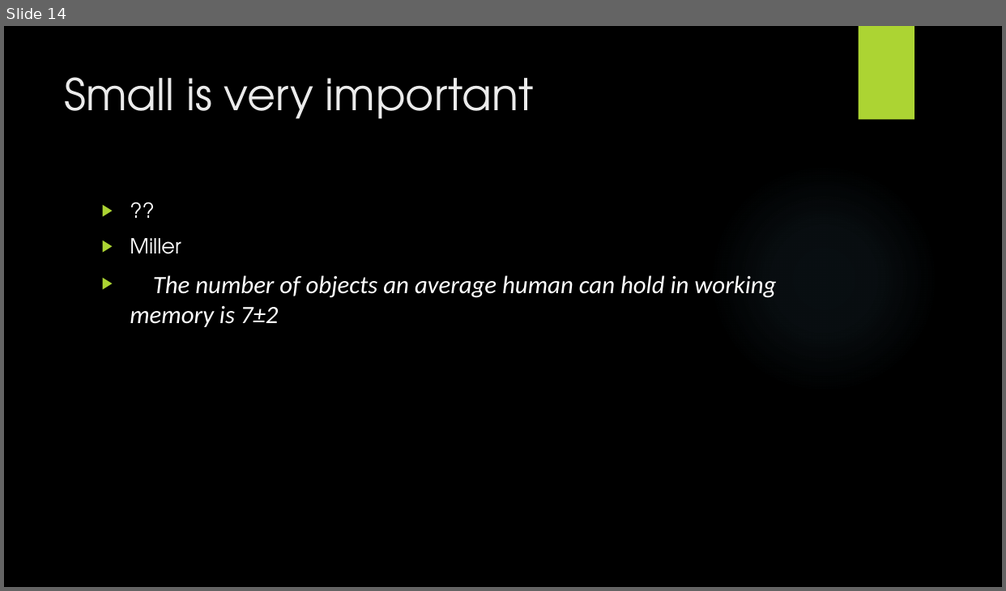
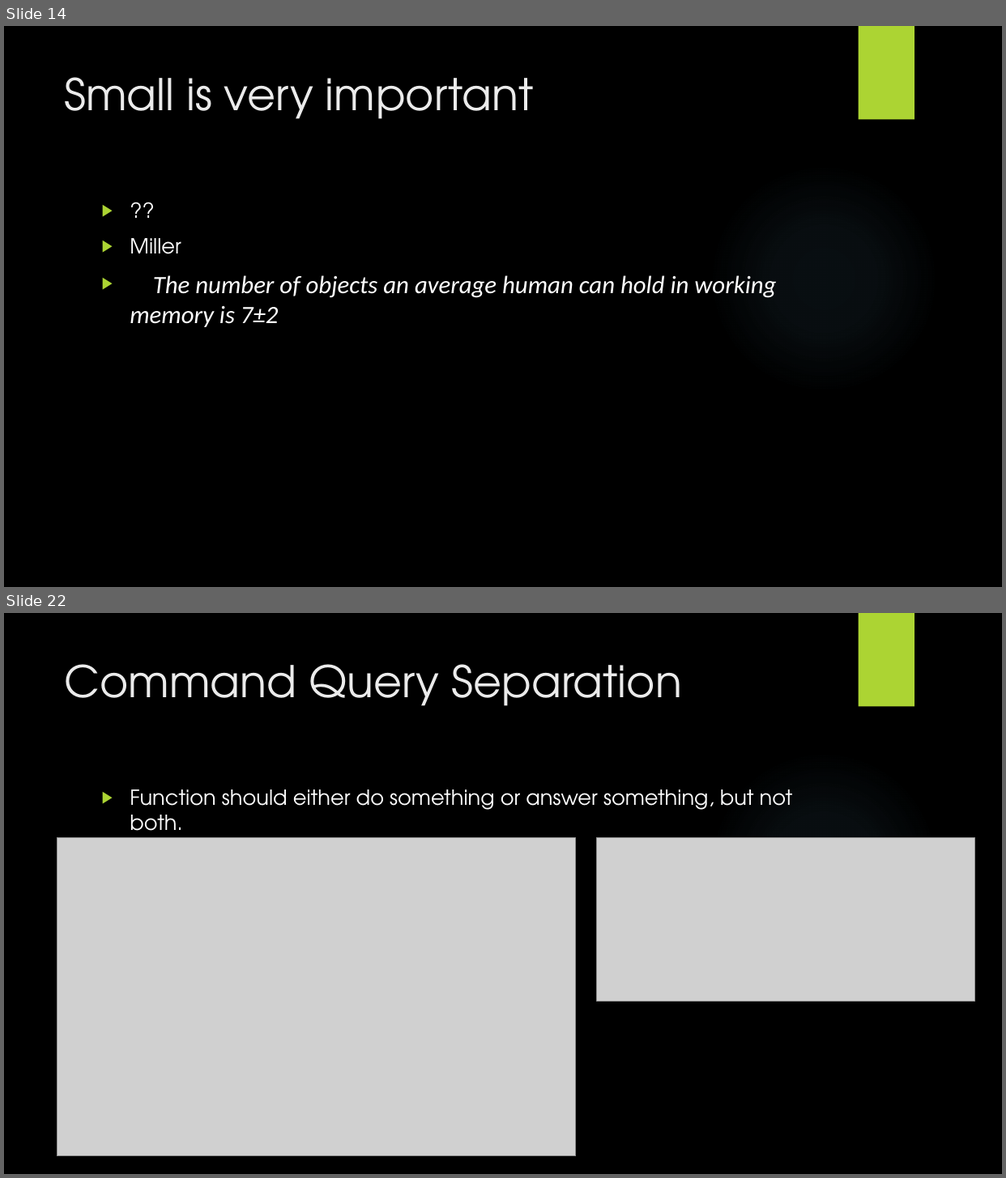
Before and after one commit to wanglifeng/PPT, a slide deck: Clean Code.pptx. Shown one above the other, each under a label of ours: slide 14 before the commit, slides 14 and 22 after it; the slides between them are not shown. The pictures are 1006x591 and 1006x1178 pixels, drawn with LibreOffice and Linux fonts; fonts in the diff are those of the drawing; grey boxes stand for pictures; background and template pictures are left out. Boxes give left, top, right and bottom in pixels: in the first picture for what was removed or moved away, otherwise in the second. Text is boxed around its words. In the diff, an @@ line names an element or a change of style, - is before the commit and + after.

```diff
--- a/Clean Code.pptx
+++ b/Clean Code.pptx
@@ slide 22 added at (4,613,1002,1174), background picture (left out); not listed: 2 template elements that a slide beside it also shows @@
@@ title added at (65,664,682,706), 42 pt, text #EBEBEB @@
+Command Query Separation
@@ text added at (130,790,793,840), 20 pt, text #FFFFFF @@
+▶ Function should either do something or answer something, but not both.
@@ picture added at (57,838,576,1157) @@
@@ picture added at (597,838,975,1002) @@
```
Also in this commit, not shown: 4 slides changed, 12 other slides added.
